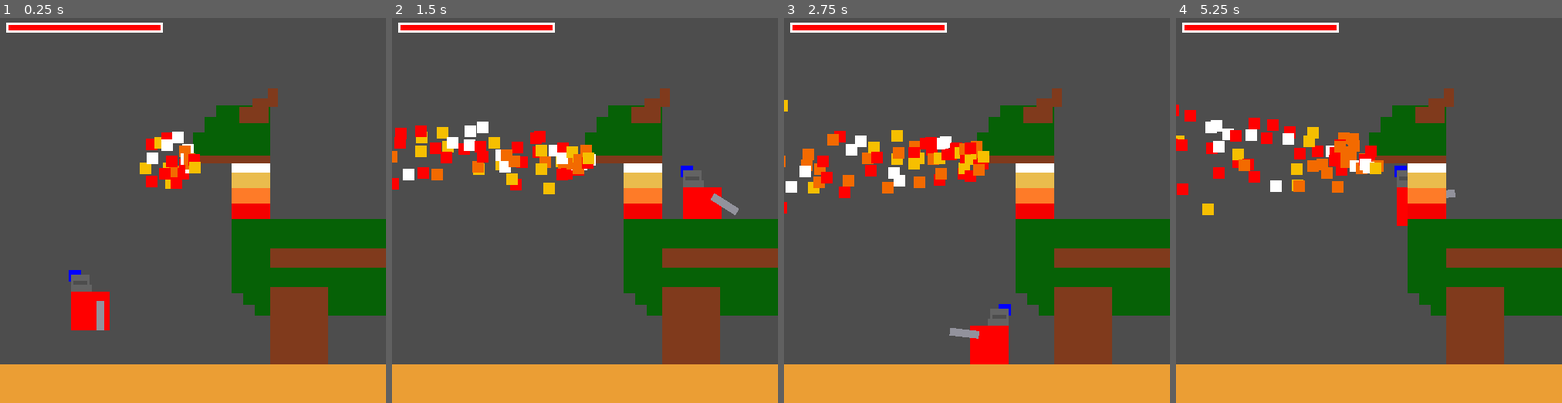
Above: before the commit, frames 1-4 (left to right).
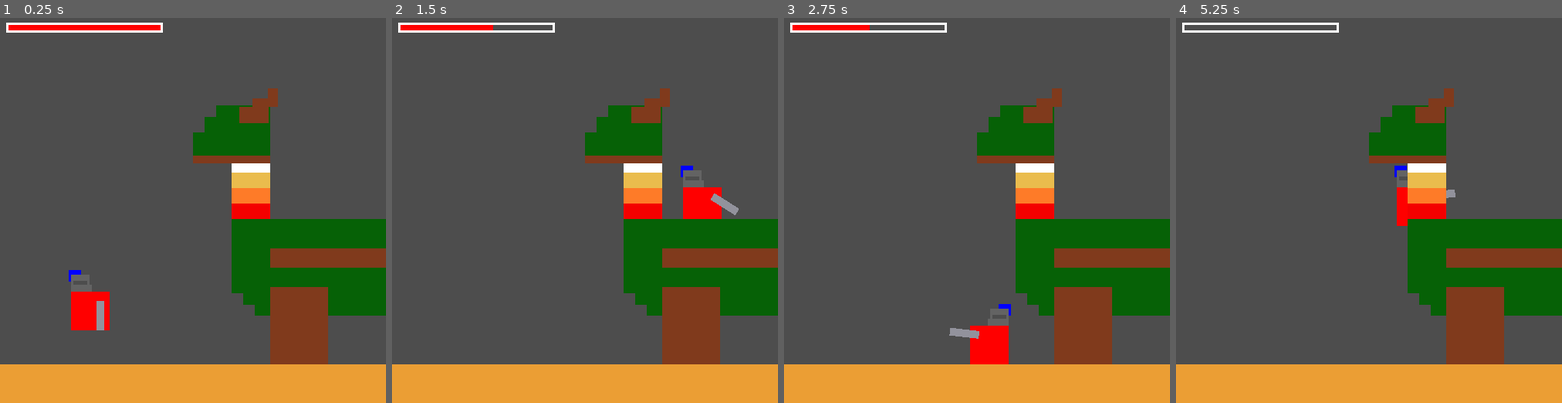
Above: after the commit, the same moments.

Repository: AceLeft/Dragon-Fall-Godot
Game: Godot game, scene res://lair/lair.tscn
The game is run twice, just before and just after one commit, with the same random seed, the same clock (stepped at 60 frames per second) and the same inputs.
Inputs:
- Up to frame 1 (0.25 s): no input
- Up to frame 2 (1.5 s): hold Space (attack) 0.53-1.28 s; hold D (move_right) from 0.53 s (still down); tap S (jump) at 0.77 s; tap Space (attack) at 1.35 s
- Up to frame 3 (2.75 s): tap S (jump) at 1.52 s; release D (move_right) at 2.03 s; hold Left (move_left) from 2.03 s (still down); hold Space (attack) from 2.03 s (still down)
- Up to frame 4 (5.25 s): release Left (move_left) at 2.78 s; release Space (attack) at 2.78 s; hold D (move_right) 2.78-4.28 s; tap Space (attack) at 2.85, 4.35 s; tap S (jump) at 3.02, 3.77, 4.52 s; hold Space (attack) 3.53-4.28 s; hold Left (move_left) 4.28-5.03 s; hold D (move_right) from 5.03 s (still down); hold Space (attack) from 5.03 s (still down)

The runs differ from the first frame. In frame 1, 1.4% of the frame differs, in the area x 36-52%, y 29-45%; in frame 2, 4.0%; in frame 3, 4.1%; in frame 4, 4.4%, in the area x 0-54%, y 1-52%.

Commit message:
Add collision to the Dragon

Diff:
--- a/project/dragon/dragon.tscn
+++ b/project/dragon/dragon.tscn
@@ -1,71 +1,130 @@
-[gd_scene load_steps=5 format=3 uid="uid://ckdpdynwuwrv"]
+[gd_scene load_steps=10 format=3 uid="uid://ckdpdynwuwrv"]
 
 [ext_resource type="Texture2D" uid="uid://bemgvppwewsrj" path="res://dragon/dragon_body.png" id="1_flgd6"]
 [ext_resource type="Texture2D" uid="uid://csbyafgewr2on" path="res://dragon/dragon_head.png" id="2_yu4m4"]
 [ext_resource type="Texture2D" uid="uid://dl2fhjnr75yg2" path="res://dragon/dragon_horn.png" id="3_bemey"]
 [ext_resource type="PackedScene" uid="uid://dxlaxc2grmkss" path="res://enemies/fire.tscn" id="4_ii6l6"]
 
+[sub_resource type="RectangleShape2D" id="RectangleShape2D_usi3m"]
+size = Vector2(50, 20)
+
+[sub_resource type="RectangleShape2D" id="RectangleShape2D_u7osv"]
+size = Vector2(50, 20)
+
+[sub_resource type="RectangleShape2D" id="RectangleShape2D_6202f"]
+size = Vector2(50, 20)
+
+[sub_resource type="RectangleShape2D" id="RectangleShape2D_havcd"]
+size = Vector2(50, 20)
+
+[sub_resource type="RectangleShape2D" id="RectangleShape2D_dcm4x"]
+size = Vector2(75, 100.5)
+
 [node name="Dragon" type="Node2D"]
 
-[node name="DragonVisuals" type="Node2D" parent="."]
+[node name="DragonParts" type="Node2D" parent="."]
 
-[node name="Body" type="Sprite2D" parent="DragonVisuals"]
+[node name="BodyArea" type="Area2D" parent="DragonParts"]
+position = Vector2(475, 325)
+collision_layer = 2
+collision_mask = 0
+
+[node name="Body" type="Sprite2D" parent="DragonParts/BodyArea"]
 texture_filter = 1
-position = Vector2(475, 325)
 texture = ExtResource("1_flgd6")
 
-[node name="Head" type="Sprite2D" parent="DragonVisuals"]
+[node name="CollisionPolygon2D" type="CollisionPolygon2D" parent="DragonParts/BodyArea"]
+polygon = PackedVector2Array(-175, -63, 175, -63, 175, 62, -144, 62, -175, 29)
+
+[node name="Head" type="Sprite2D" parent="DragonParts"]
 texture_filter = 1
 position = Vector2(300, 147.5)
 texture = ExtResource("2_yu4m4")
 
-[node name="Horn" type="Sprite2D" parent="DragonVisuals"]
+[node name="Horn" type="Sprite2D" parent="DragonParts"]
 texture_filter = 1
 position = Vector2(335, 115.5)
 texture = ExtResource("3_bemey")
 
-[node name="Neck1" type="ColorRect" parent="DragonVisuals"]
+[node name="BottomNeckArea" type="Area2D" parent="DragonParts"]
+collision_layer = 2
+collision_mask = 0
+
+[node name="Neck1" type="ColorRect" parent="DragonParts/BottomNeckArea"]
 offset_left = 300.0
 offset_top = 242.0
 offset_right = 350.0
 offset_bottom = 262.0
 color = Color(0.956863, 0, 0, 1)
 
-[node name="Neck2" type="ColorRect" parent="DragonVisuals"]
+[node name="CollisionShape" type="CollisionShape2D" parent="DragonParts/BottomNeckArea"]
+position = Vector2(325, 252)
+shape = SubResource("RectangleShape2D_usi3m")
+
+[node name="MiddleBottomNeckArea" type="Area2D" parent="DragonParts"]
+collision_layer = 2
+collision_mask = 0
+
+[node name="Neck2" type="ColorRect" parent="DragonParts/MiddleBottomNeckArea"]
 offset_left = 300.0
 offset_top = 222.0
 offset_right = 350.0
 offset_bottom = 242.0
 color = Color(0.995962, 0.482831, 0.155379, 1)
 
-[node name="Neck3" type="ColorRect" parent="DragonVisuals"]
-offset_left = 300.0
-offset_top = 202.0
-offset_right = 350.0
-offset_bottom = 222.0
+[node name="CollisionShape2D" type="CollisionShape2D" parent="DragonParts/MiddleBottomNeckArea"]
+position = Vector2(325, 232)
+shape = SubResource("RectangleShape2D_u7osv")
+
+[node name="MiddleTopNeckArea" type="Area2D" parent="DragonParts"]
+position = Vector2(300, 202)
+collision_layer = 2
+collision_mask = 0
+
+[node name="Neck3" type="ColorRect" parent="DragonParts/MiddleTopNeckArea"]
+offset_right = 50.0
+offset_bottom = 20.0
 color = Color(0.91622, 0.736241, 0.302292, 1)
 
-[node name="Neck4" type="ColorRect" parent="DragonVisuals"]
-offset_left = 300.0
-offset_top = 182.0
-offset_right = 350.0
-offset_bottom = 202.0
+[node name="CollisionShape2D" type="CollisionShape2D" parent="DragonParts/MiddleTopNeckArea"]
+position = Vector2(25, 10)
+shape = SubResource("RectangleShape2D_6202f")
 
-[node name="Jaw" type="ColorRect" parent="DragonVisuals"]
+[node name="TopNeckArea" type="Area2D" parent="DragonParts"]
+position = Vector2(300, 182)
+collision_layer = 2
+collision_mask = 0
+
+[node name="Neck4" type="ColorRect" parent="DragonParts/TopNeckArea"]
+offset_right = 50.0
+offset_bottom = 20.0
+
+[node name="CollisionShape2D" type="CollisionShape2D" parent="DragonParts/TopNeckArea"]
+position = Vector2(25, 10)
+shape = SubResource("RectangleShape2D_havcd")
+
+[node name="Jaw" type="ColorRect" parent="DragonParts"]
 offset_left = 250.0
 offset_top = 180.0
 offset_right = 350.0
 offset_bottom = 190.0
 color = Color(0.501961, 0.227451, 0.109804, 1)
 
-[node name="Foot" type="ColorRect" parent="DragonVisuals"]
-offset_left = 350.0
-offset_top = 350.0
-offset_right = 425.0
-offset_bottom = 450.0
+[node name="FootArea" type="Area2D" parent="DragonParts"]
+position = Vector2(350, 350)
+collision_layer = 2
+collision_mask = 0
+
+[node name="Foot" type="ColorRect" parent="DragonParts/FootArea"]
+offset_right = 75.0
+offset_bottom = 100.0
 color = Color(0.501961, 0.227451, 0.109804, 1)
 
-[node name="Wing" type="ColorRect" parent="DragonVisuals"]
+[node name="CollisionShape2D" type="CollisionShape2D" parent="DragonParts/FootArea"]
+position = Vector2(37.5, 49.75)
+shape = SubResource("RectangleShape2D_dcm4x")
+
+[node name="Wing" type="ColorRect" parent="DragonParts"]
 offset_left = 350.0
 offset_top = 300.0
 offset_right = 650.0
@@ -73,4 +132,5 @@
 color = Color(0.501961, 0.227451, 0.109804, 1)
 
 [node name="Fire" parent="." instance=ExtResource("4_ii6l6")]
+visible = false
 position = Vector2(255, 184)
